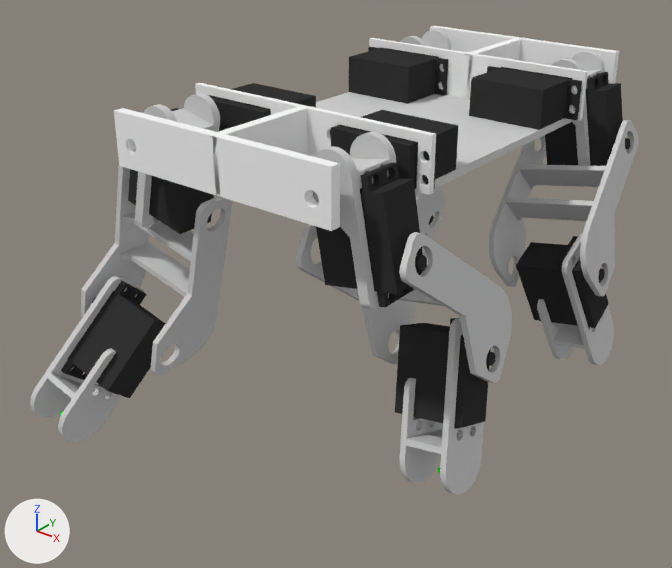
Two versions of the Blender file soft/strategy/buggybot2_walk.blend, one commit apart.
Both versions are drawn from a camera (50 mm lens) standing at (26.2, -37.5, 13.7) and looking at (-1.6, -2.8, -7.9). Lighting does not change. The marker at lower left points along +X, +Y and +Z.

In view in the first picture: 'Base', 'Leg.LB.Arm', 'Leg.LB.Forearm', 'Leg.LB.ServoArm', 'Leg.LB.ServoForearm', 'Leg.LB.Shoulder', 'Leg.LB.ShoulderBase', 'Leg.LF.Arm', 'Leg.RB.Arm', 'Leg.RB.Forearm', 'Leg.RB.ServoArm', 'Leg.RB.ServoForearm', 'Leg.RB.ShoulderBase', 'Leg.RF.Arm', 'Leg.RF.Forearm', 'Leg.RF.ServoArm', 'Leg.RF.ServoBase', 'Leg.RF.ServoForearm', 'Leg.RF.Shoulder'.
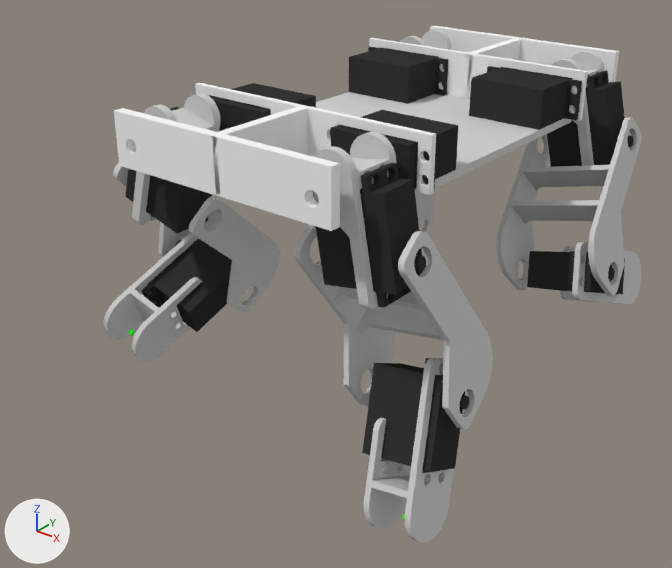
Commit message: Calib with 31kg servo

Pixel boxes [x1, y1, x2, y2] of what changed, in the pictures (672 x 568 px):
'Leg.RB.Arm', moved, turned: before [296, 225, 512, 383]; after [294, 224, 493, 430]
'Leg.LB.Arm', moved, turned: before [81, 166, 232, 375]; after [113, 162, 280, 313]
'Leg.RF.Arm', moved, turned: before [489, 120, 639, 297]; after [497, 117, 642, 296]
'Leg.RB.Forearm', moved, turned: before [400, 318, 484, 495]; after [364, 358, 454, 543]
'Leg.RB.ServoForearm', moved, turned: before [395, 318, 495, 428]; after [362, 358, 469, 472]
'Leg.LB.ServoForearm', moved, turned: before [61, 281, 166, 398]; after [142, 238, 232, 332]
'Leg.LB.Forearm', moved, turned: before [30, 276, 145, 442]; after [104, 233, 202, 362]
'Leg.RB.ServoArm', moved: before [313, 162, 427, 308]; after [313, 163, 426, 308]
'Leg.RF.ServoForearm', moved, turned: before [516, 236, 609, 328]; after [527, 251, 625, 294]
'Leg.RF.Forearm', moved, turned: before [537, 234, 614, 365]; after [560, 242, 641, 304]
'Leg.RF.ServoArm', moved, turned: before [545, 72, 630, 166]; after [547, 71, 633, 167]
'Leg.LB.ServoArm', moved, turned: before [128, 108, 214, 234]; after [125, 107, 212, 233]
'Leg.LB.Shoulder', moved, turned: before [135, 93, 220, 228]; after [132, 93, 220, 225]
'Leg.RF.Shoulder', moved, turned: [552, 51, 605, 166] in both
'Leg.LF.Arm', moved, turned: before [416, 186, 446, 235]; after [416, 192, 436, 233]

Edits to the bpy script that builds the scene:
```text
Change ob_leg_rb_servoarm:
    ob_leg_rb_servoarm.location: (4.07, -9.8, -2.12) -> (4.03, -9.8, -2.11)
Change ob_leg_rb_arm:
    ob_leg_rb_arm.location: (5.89, -6.46, -3.14) -> (6.03, -7.13, -4.16)
    ob_leg_rb_arm.rotation_euler: (-2.239, -0.19, 0.0) -> (-2.58, -0.18, 0.0)  # degrees (-128, -11, 0) -> degrees (-148, -10, 0)
Change ob_leg_rb_forearm:
    ob_leg_rb_forearm.location: (7.69, -4.91, -10.14) -> (7.78, -7.43, -11.27)
    ob_leg_rb_forearm.rotation_euler: (0.321, 0.19, -3.142) -> (0.424, 0.18, 3.142)  # degrees (18, 11, -180) -> degrees (24, 10, 180)
Change ob_leg_rb_servoforearm:
    ob_leg_rb_servoforearm.location: (5.18, -5.61, -7.92) -> (5.28, -7.85, -8.96)
    ob_leg_rb_servoforearm.rotation_euler: (0.2, -0.315, -1.633) -> (0.197, -0.417, -1.651)  # degrees (11, -18, -94) -> degrees (11, -24, -95)
Change ob_leg_lb_shoulder:
    ob_leg_lb_shoulder.location: (-6.84, -9.8, -1.92) -> (-7.0, -9.8, -1.83)
    ob_leg_lb_shoulder.rotation_euler: (2.91, 0.0, -1.571) -> (2.862, 0.0, -1.571)  # degrees (167, 0, -90) -> degrees (164, 0, -90)
Change ob_leg_lb_servoarm:
    ob_leg_lb_servoarm.location: (-4.22, -9.8, -2.16) -> (-4.4, -9.8, -2.19)
    ob_leg_lb_servoarm.rotation_euler: (-0.232, 0.0, -1.571) -> (-0.28, 0.0, -1.571)  # degrees (-13, 0, -90) -> degrees (-16, 0, -90)
Change ob_leg_lb_arm:
    ob_leg_lb_arm.location: (-6.56, -8.82, -5.11) -> (-6.35, -6.53, -3.19)
    ob_leg_lb_arm.rotation_euler: (0.00901, 0.232, 0.0) -> (0.856, 0.28, 0.0)  # degrees (0.5, 13, 0) -> degrees (49, 16, 0)
Change ob_leg_lb_servoforearm:
    ob_leg_lb_servoforearm.location: (-5.81, -11.84, -8.91) -> (-6.08, -5.89, -8.05)
    ob_leg_lb_servoforearm.rotation_euler: (0.307, 2.435, -1.368) -> (0.578, 2.101, -1.058)  # degrees (18, 140, -78) -> degrees (33, 120, -61)
Change ob_leg_lb_forearm:
    ob_leg_lb_forearm.location: (-8.43, -12.25, -11.08) -> (-8.7, -7.29, -9.75)
    ob_leg_lb_forearm.rotation_euler: (0.73, -2.91, 0.0) -> (1.115, -2.862, 0.0)  # degrees (42, -167, 0) -> degrees (64, -164, 0)
Change ob_leg_lf_arm:
    ob_leg_lf_arm.location: (-6.45, 8.53, -5.04) -> (-6.32, 7.89, -4.74)
    ob_leg_lf_arm.rotation_euler: (0.0913, -2.923, 0.0) -> (0.29, -2.933, 0.0)  # degrees (5.2, -167, 0) -> degrees (17, -168, 0)
Change ob_leg_rf_shoulder:
    ob_leg_rf_shoulder.location: (6.7, 9.8, -1.99) -> (6.87, 9.8, -1.9)
    ob_leg_rf_shoulder.rotation_euler: (2.949, 0.0, 1.571) -> (2.899, 0.0, 1.571)  # degrees (169, 0, 90) -> degrees (166, 0, 90)
Change ob_leg_rf_servoarm:
    ob_leg_rf_servoarm.location: (4.08, 9.8, -2.12) -> (4.26, 9.8, -2.17)
    ob_leg_rf_servoarm.rotation_euler: (-0.192, 0.0, 1.571) -> (-0.243, 0.0, 1.571)  # degrees (-11, 0, 90) -> degrees (-14, 0, 90)
Change ob_leg_rf_arm:
    ob_leg_rf_arm.location: (5.91, 6.49, -3.19) -> (6.17, 6.53, -3.22)
    ob_leg_rf_arm.rotation_euler: (0.885, 0.192, -3.142) -> (0.859, 0.243, 3.142)  # degrees (51, 11, -180) -> degrees (49, 14, 180)
Change ob_leg_rf_servoforearm:
    ob_leg_rf_servoforearm.location: (5.22, 5.71, -7.99) -> (5.72, 5.87, -8.07)
    ob_leg_rf_servoforearm.rotation_euler: (0.206, 2.782, 1.644) -> (0.567, 2.035, 2.088)  # degrees (12, 159, 94) -> degrees (32, 117, 120)
Change ob_leg_rf_forearm:
    ob_leg_rf_forearm.location: (7.74, 5.13, -10.23) -> (8.26, 7.41, -9.79)
    ob_leg_rf_forearm.rotation_euler: (-2.775, -0.192, 0.0) -> (-1.97, -0.243, 0.0)  # degrees (-159, -11, 0) -> degrees (-113, -14, 0)
```
